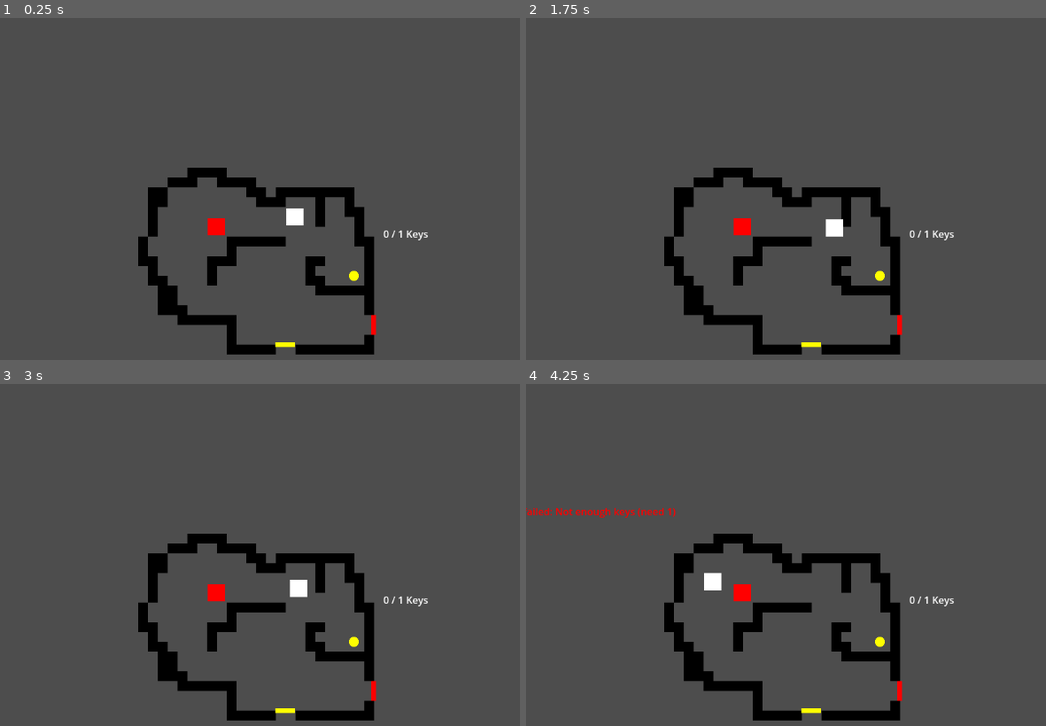
Above: before the commit, frames 1-4 (two rows, left to right).
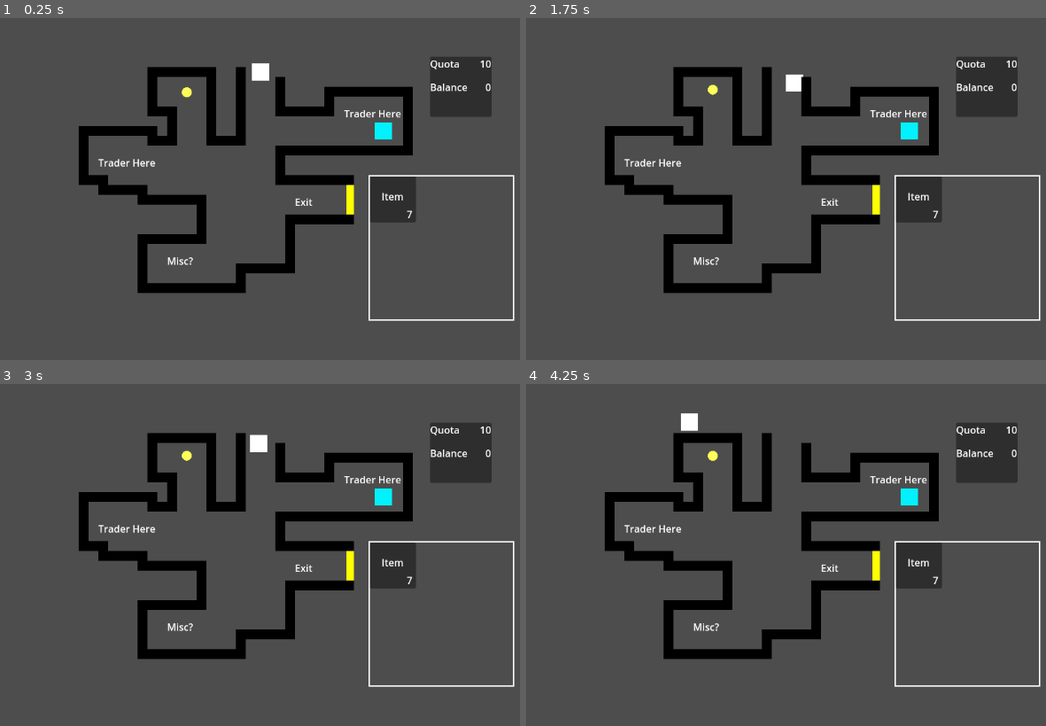
Above: after the commit, the same moments.

Repository: ignipac/trade-out
Game: Godot game, scene res://demos/demo_1.tscn
Two runs of this game, one before a commit and one after it. Both use one fixed random seed, a clock stepped at 60 frames per second and the inputs below. Before the commit the project starts from res://main.tscn. Sound files missing from this copy of the repository are replaced by a short silence.
Inputs (mouse positions are in pixels of both pictures, inside the frame that each line leads up to):
- Up to frame 1 (0.25 s): no input
- Up to frame 2 (1.75 s): tap Enter (ui_accept) at 0.5, 0.77, 1.25 s; move the mouse to (1035, 195) at 0.52 s; hold D 0.53-1.25 s; tap E (trade, bound only after the commit) at 0.6 s; click (1035, 195) at 0.67 s; drag from (739, 236) to (879, 274) at 1.27 s
- Up to frame 3 (3 s): move the mouse to (426, 496) at 2.02 s; hold D 2.03-2.75 s; tap E (trade, bound only after the commit) at 2.1 s; tap Enter (ui_accept) at 2.75 s; drag from (317, 661) to (140, 524) at 2.77 s
- Up to frame 4 (4.25 s): move the mouse to (outside the picture) at 3.52 s; hold A from 3.53 s (still down); tap E (trade, bound only after the commit) at 3.6 s; tap Enter (ui_accept) at 3.77 s

The runs differ from the first frame. In frame 1, 18% of the frame differs, in the area x 15-99%, y 11-99%; in frame 2, 18%; in frame 3, 18%; in frame 4, 19%, in the area x 0-99%, y 8-99%.

Commit message:
connect shop ui with trader & added sfx for click and ui open/close

Diff:
--- a/demos/demo_1.tscn
+++ b/demos/demo_1.tscn
@@ -1,13 +1,22 @@
-[gd_scene load_steps=13 format=4 uid="uid://brg7kfusofwbr"]
+[gd_scene load_steps=16 format=4 uid="uid://brg7kfusofwbr"]
 
 [ext_resource type="PackedScene" uid="uid://c5o0f7uqng7j1" path="res://scenes/player.tscn" id="1_2ymfe"]
 [ext_resource type="PackedScene" uid="uid://bbw3npvynputn" path="res://scenes/level_layer.tscn" id="2_vsbsm"]
+[ext_resource type="PackedScene" uid="uid://beos8jvwwdfb" path="res://ui/ui_inv_item.tscn" id="2_xbpde"]
 [ext_resource type="Script" uid="uid://bexo4hexunr1m" path="res://scripts/exit.gd" id="3_fb5af"]
-[ext_resource type="PackedScene" uid="uid://c2q78lmic1xvf" path="res://ui/ui_shop.tscn" id="3_ugl5d"]
 [ext_resource type="Texture2D" uid="uid://dok5wba7gako" path="res://textures/white_1x1.png" id="4_ck7gy"]
 [ext_resource type="Shader" uid="uid://bbdvhmewrso8m" path="res://shaders/rounded_corners.gdshader" id="5_ck7gy"]
 [ext_resource type="Script" uid="uid://b36xphke401ej" path="res://scripts/start_bal.gd" id="5_dwbf3"]
 [ext_resource type="Script" uid="uid://cxobyb83ws3uo" path="res://scripts/trader.gd" id="7_6rfuk"]
+[ext_resource type="Script" uid="uid://dg82433dgjcp" path="res://scripts/shop.gd" id="9_xbpde"]
+
+[sub_resource type="StyleBoxFlat" id="StyleBoxFlat_xbpde"]
+draw_center = false
+border_width_left = 2
+border_width_top = 2
+border_width_right = 2
+border_width_bottom = 2
+border_color = Color(1, 1, 1, 1)
 
 [sub_resource type="RectangleShape2D" id="RectangleShape2D_kek77"]
 size = Vector2(48, 12)
@@ -22,10 +31,55 @@
 [sub_resource type="CircleShape2D" id="CircleShape2D_6rfuk"]
 radius = 48.0
 
+[sub_resource type="StyleBoxFlat" id="StyleBoxFlat_u3rlo"]
+bg_color = Color(0.16, 0.16, 0.16, 1)
+corner_radius_top_left = 16
+corner_radius_top_right = 16
+corner_radius_bottom_right = 16
+corner_radius_bottom_left = 16
+
 [node name="Demo1" type="Node2D"]
 
 [node name="Player" parent="." instance=ExtResource("1_2ymfe")]
 position = Vector2(424, 88)
+
+[node name="UI" type="CanvasLayer" parent="Player"]
+
+[node name="UIInventory" type="Control" parent="Player/UI"]
+layout_mode = 3
+anchor_left = 0.5208333
+anchor_top = 0.38271606
+anchor_right = 0.5208333
+anchor_bottom = 0.38271606
+offset_left = 160.0
+offset_top = 48.0
+offset_right = 160.0
+offset_bottom = 48.0
+metadata/_edit_use_anchors_ = true
+
+[node name="Panel" type="Panel" parent="Player/UI/UIInventory"]
+layout_mode = 1
+anchors_preset = 15
+anchor_right = 1.0
+anchor_bottom = 1.0
+offset_left = -160.0
+offset_top = -40.0
+offset_right = 77.0
+offset_bottom = 197.0
+grow_horizontal = 2
+grow_vertical = 2
+theme_override_styles/panel = SubResource("StyleBoxFlat_xbpde")
+
+[node name="GridContainer" type="GridContainer" parent="Player/UI/UIInventory/Panel"]
+layout_mode = 0
+offset_left = 2.0
+offset_top = 2.0
+offset_right = 235.0
+offset_bottom = 77.0
+columns = 3
+
+[node name="UIInvItem" parent="Player/UI/UIInventory/Panel/GridContainer" instance=ExtResource("2_xbpde")]
+layout_mode = 2
 
 [node name="LevelLayer" parent="." instance=ExtResource("2_vsbsm")]
 tile_map_data = PackedByteArray("AAAYAAgABQABAAAAAAAYAAkABQABAAAAAAAYAAoABQABAAAAAAAYAAsABQABAAAAAAAdAA0ABQABAAAAAAAeAA …(2368 unchanged characters)…
@@ -156,8 +210,66 @@
 
 [node name="UI" type="CanvasLayer" parent="Trader"]
 
-[node name="UIShop" parent="Trader/UI" instance=ExtResource("3_ugl5d")]
+[node name="UIShop" type="Control" parent="Trader/UI"]
 visible = false
+layout_mode = 3
 anchor_left = 0.7013889
 anchor_right = 0.9236111
+anchor_bottom = 0.9876543
 grow_horizontal = 0
+grow_vertical = 2
+script = ExtResource("9_xbpde")
+metadata/_edit_use_anchors_ = true
+
+[node name="Panel" type="Panel" parent="Trader/UI/UIShop"]
+self_modulate = Color(1, 1, 1, 0.7019608)
+layout_mode = 1
+anchors_preset = 15
+anchor_right = 1.0
+anchor_bottom = 1.0
+grow_horizontal = 2
+grow_vertical = 2
+theme_override_styles/panel = SubResource("StyleBoxFlat_u3rlo")
+
+[node name="Label" type="Label" parent="Trader/UI/UIShop"]
+layout_mode = 1
+anchors_preset = -1
+anchor_top = 0.05
+anchor_right = 1.0
+anchor_bottom = 0.0859375
+grow_horizontal = 2
+text = "Trader #1"
+horizontal_alignment = 1
+metadata/_edit_use_anchors_ = true
+
+[node name="Items" type="VBoxContainer" parent="Trader/UI/UIShop"]
+layout_mode = 1
+anchors_preset = -1
+anchor_left = 0.125
+anchor_top = 0.125
+anchor_right = 0.875
+anchor_bottom = 0.95
+grow_horizontal = 2
+grow_vertical = 2
+metadata/_edit_use_anchors_ = true
+
+[node name="Item1" type="HBoxContainer" parent="Trader/UI/UIShop/Items"]
+custom_minimum_size = Vector2(0, 30)
+layout_mode = 2
+
+[node name="ItemName" type="Label" parent="Trader/UI/UIShop/Items/Item1"]
+layout_mode = 2
+size_flags_horizontal = 3
+text = "Silk"
+
+[node name="BuyButton" type="Button" parent="Trader/UI/UIShop/Items/Item1"]
+unique_name_in_owner = true
+layout_mode = 2
+size_flags_horizontal = 3
+text = "Buy"
+
+[node name="SellButton" type="Button" parent="Trader/UI/UIShop/Items/Item1"]
+unique_name_in_owner = true
+layout_mode = 2
+size_flags_horizontal = 3
+text = "Sell"
--- a/namespaces/file_path.gd
+++ b/namespaces/file_path.gd
@@ -7,6 +7,9 @@
 const SFX_LEVEL_COMPLETE = preload("res://sfx/level_cleared.ogg")
 const SFX_DOOR_OPEN = preload("res://sfx/sliding_door.ogg")
 const SFX_COIN_PICKUP = preload("res://sfx/coin_pickup.ogg")
+const SFX_CLICK = preload("res://sfx/click.ogg")
+const SFX_WHOOSH = preload("res://sfx/whoosh.ogg")
+const SFX_WHOOSH_REVERSE = preload("res://sfx/whoosh_reverse.ogg")
 
 # ---------- Input ----------
 const INPUT_TOUCH = preload("res://scripts/input_handler_touch.gd")
--- a/project.godot
+++ b/project.godot
@@ -11,7 +11,7 @@
 [application]
 
 config/name="maze-and-trade"
-run/main_scene="uid://dyr1ccd4y2c6d"
+run/main_scene="uid://brg7kfusofwbr"
 config/features=PackedStringArray("4.5", "GL Compatibility")
 config/icon="uid://c4w6sxwj38jw8"
 
--- a/main.tscn
+++ b/scenes/init_idea.tscn
@@ -1,20 +1,20 @@
 [gd_scene load_steps=19 format=4 uid="uid://dyr1ccd4y2c6d"]
 
-[ext_resource type="Script" uid="uid://bhu6moc1u4svu" path="res://scripts/game_controller.gd" id="1_ig7tw"]
-[ext_resource type="PackedScene" uid="uid://bbw3npvynputn" path="res://scenes/level_layer.tscn" id="2_efxa6"]
-[ext_resource type="PackedScene" uid="uid://c5o0f7uqng7j1" path="res://scenes/player.tscn" id="3_dg77c"]
-[ext_resource type="Texture2D" uid="uid://dok5wba7gako" path="res://textures/white_1x1.png" id="4_1bvp3"]
-[ext_resource type="Script" uid="uid://d1cxm8y44f1w4" path="res://scripts/pickup.gd" id="6_5vw27"]
-[ext_resource type="Shader" uid="uid://bbdvhmewrso8m" path="res://shaders/rounded_corners.gdshader" id="6_7mycd"]
-[ext_resource type="PackedScene" uid="uid://y1appesvirn3" path="res://scenes/exit.tscn" id="8_dg77c"]
-[ext_resource type="AudioStream" uid="uid://csd032ve86us1" path="res://sfx/coin_pickup.ogg" id="8_kek77"]
-[ext_resource type="Script" uid="uid://djp175nqcct2h" path="res://scripts/ui.gd" id="9_kek77"]
-[ext_resource type="Script" uid="uid://bexo4hexunr1m" path="res://scripts/exit.gd" id="10_4c57u"]
-[ext_resource type="Script" uid="uid://bq1xq82psglp1" path="res://scripts/finish_zone.gd" id="11_efxa6"]
-[ext_resource type="Script" uid="uid://c7uhfeksf640n" path="res://scripts/trade.gd" id="12_dg77c"]
+[ext_resource type="Script" uid="uid://bhu6moc1u4svu" path="res://scripts/game_controller.gd" id="1_oh0x7"]
+[ext_resource type="PackedScene" uid="uid://bbw3npvynputn" path="res://scenes/level_layer.tscn" id="2_lhapi"]
+[ext_resource type="PackedScene" uid="uid://c5o0f7uqng7j1" path="res://scenes/player.tscn" id="3_idqj1"]
+[ext_resource type="Script" uid="uid://d1cxm8y44f1w4" path="res://scripts/pickup.gd" id="4_cfqlt"]
+[ext_resource type="Shader" uid="uid://bbdvhmewrso8m" path="res://shaders/rounded_corners.gdshader" id="5_g2151"]
+[ext_resource type="Texture2D" uid="uid://dok5wba7gako" path="res://textures/white_1x1.png" id="6_6pou2"]
+[ext_resource type="AudioStream" uid="uid://csd032ve86us1" path="res://sfx/coin_pickup.ogg" id="7_m8lqy"]
+[ext_resource type="PackedScene" uid="uid://y1appesvirn3" path="res://scenes/exit.tscn" id="8_bc65o"]
+[ext_resource type="Script" uid="uid://bexo4hexunr1m" path="res://scripts/exit.gd" id="9_q5ntt"]
+[ext_resource type="Script" uid="uid://bq1xq82psglp1" path="res://scripts/finish_zone.gd" id="10_gt1ie"]
+[ext_resource type="Script" uid="uid://djp175nqcct2h" path="res://scripts/ui.gd" id="11_qytfp"]
+[ext_resource type="Script" uid="uid://c7uhfeksf640n" path="res://scripts/trade.gd" id="12_2fa8o"]
 
 [sub_resource type="ShaderMaterial" id="ShaderMaterial_272bh"]
-shader = ExtResource("6_7mycd")
+shader = ExtResource("5_g2151")
 shader_parameter/corner_scale = 1.0
 
 [sub_resource type="CircleShape2D" id="CircleShape2D_5vw27"]
--- a/scripts/input_handler_touch.gd
+++ b/scripts/input_handler_touch.gd
@@ -9,7 +9,7 @@
 # 	if event is InputEventScreenDrag:
 # 		print(event)
 
-@export var joystick_radius: float = 100.0  # max distance the stick can move
+@export var joystick_radius: float = 100.0 # max distance the stick can move
 var touch_start: Vector2
 var direction: Vector2 = Vector2.ZERO
 var dragging: bool = false
@@ -21,17 +21,17 @@
 			dragging = true
 		else:
 			dragging = false
-			direction = Vector2.ZERO  # reset when touch ends
+			direction = Vector2.ZERO # reset when touch ends
 
 	elif event is InputEventScreenDrag and dragging:
 		var delta = event.position - touch_start
 		if delta.length() > joystick_radius:
 			delta = delta.normalized() * joystick_radius
-		direction = delta / joystick_radius  # normalized movement vector
+		direction = delta / joystick_radius # normalized movement vector
 		# Optional: move the visual joystick here
 		# joystick_node.position = touch_start + delta
 
 func _process(delta):
 	if direction != Vector2.ZERO:
 		# Example: move a character
-		get_parent().position += direction.normalized() * 200 * delta  # 200 = speed
+		get_parent().position += direction.normalized() * 200 * delta # 200 = speed
--- /dev/null
+++ b/scripts/shop.gd
@@ -0,0 +1,4 @@
+extends Control
+
+@onready var buy_button := %BuyButton
+@onready var sell_button := %SellButton
--- a/scripts/trader.gd
+++ b/scripts/trader.gd
@@ -19,11 +19,72 @@
 
 	body_exited.connect(func(_body) -> void:
 		player = null
-		ui_shop.visible = false
+		unload_shop_ui()
 	)
+
+	#region Shop
+	ui_shop.buy_button.pressed.connect(func() -> void:
+		if player == null:
+			return
+
+		print_debug("player wants to buy")
+
+		if has_node("sfx_click"):
+			$sfx_click.play()
+		else:
+			var sfx = Utility.create_sfx_player(FILE_PATH.SFX_CLICK)
+			add_child(sfx)
+			sfx.name = "sfx_click"
+			sfx.play()
+
+		# Implement buying logic here
+	)
+	ui_shop.sell_button.pressed.connect(func() -> void:
+		if player == null:
+			return
+
+		print_debug("player wants to sell")
+
+		if has_node("sfx_click"):
+			$sfx_click.play()
+		else:
+			var sfx = Utility.create_sfx_player(FILE_PATH.SFX_CLICK)
+			add_child(sfx)
+			sfx.name = "sfx_click"
+			sfx.play()
+
+		# Implement selling logic here
+	)
+
+	#endregion
 
 @warning_ignore("unused_parameter")
 func _process(delta: float) -> void:
 	if Input.is_action_just_pressed("trade") and player != null:
 		print_debug("player wants to trade")
-		ui_shop.visible = true
+		load_shop_ui()
+
+func load_shop_ui() -> void:
+	if not ui_shop:
+		return
+
+	var sfx = Utility.create_sfx_player(FILE_PATH.SFX_WHOOSH)
+	add_child(sfx)
+	sfx.name = "sfx_whoosh"
+	sfx.play()
+	ui_shop.visible = true
+
+func unload_shop_ui() -> void:
+	if not ui_shop:
+		print_debug("No Shop UI found")
+		return
+
+	var sfx = $sfx_whoosh as AudioStreamPlayer
+	if sfx:
+		sfx.stream = FILE_PATH.SFX_WHOOSH_REVERSE
+		sfx.play()
+		sfx.finished.connect(func() -> void:
+			sfx.queue_free()
+		)
+
+	ui_shop.visible = false
Not shown: 3 places in scenes/init_idea.tscn that only renumber resources
Not shown, added: scripts/shop.gd.uid
Not shown, added: sfx/click.ogg.import
Not shown, added: sfx/whoosh.ogg.import
Not shown, added: sfx/whoosh_reverse.ogg.import
Not shown, changed: .DS_Store
Not shown, added: sfx/click.ogg
Not shown, added: sfx/whoosh.ogg
Not shown, added: sfx/whoosh_reverse.ogg
